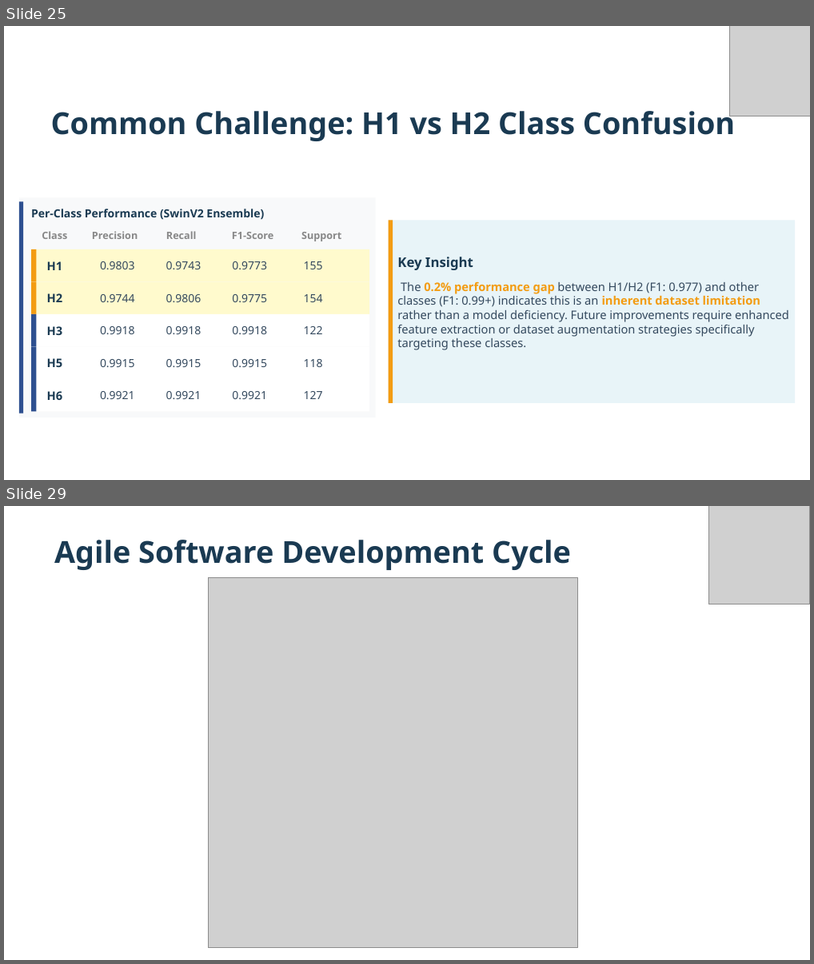
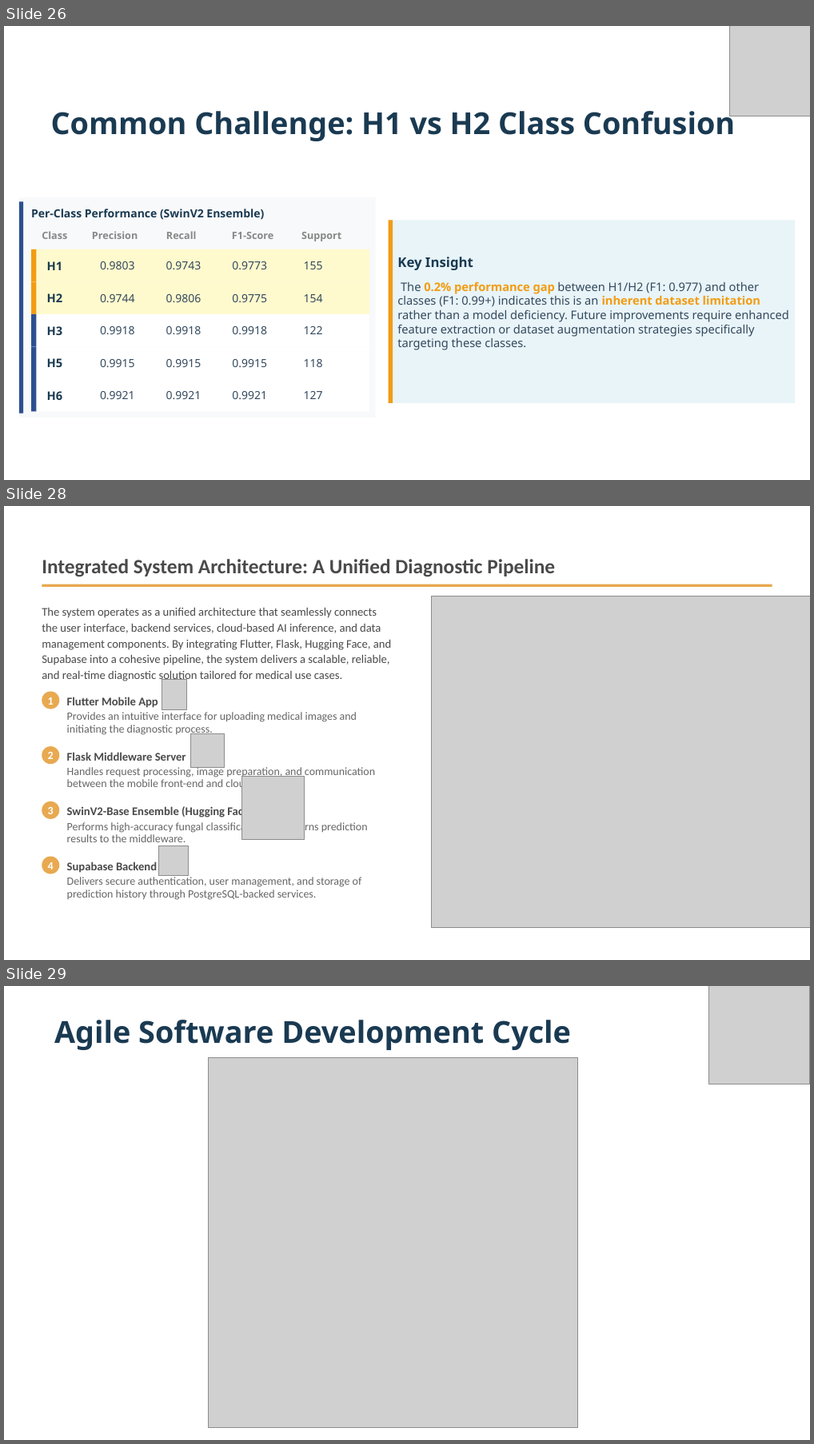
Before and after one commit to ahmed7git/Final-prowerPT, a slide deck: final edit.pptx. Shown one above the other, each under a label of ours: slides 25 and 29 before the commit, slides 26, 28 and 29 after it; the slides between them are not shown. The pictures are 814x964 and 814x1444 pixels, drawn with LibreOffice and Linux fonts; fonts in the diff are those of the drawing; grey boxes stand for pictures; background and template pictures are left out. Boxes give left, top, right and bottom in pixels: in the first picture for what was removed or moved away, otherwise in the second. Text is boxed around its words. In the diff, an @@ line names an element or a change of style, - is before the commit and + after.

```diff
--- a/final edit.pptx
+++ b/final edit.pptx
@@ slide 28 added at <box>4,506,810,960</box>, background picture (left out) @@
@@ text added at <box>42,559,555,577</box>, 18.1 pt, text #4A4A4A, bold @@
+Integrated System Architecture: A Unified Diagnostic Pipeline
@@ rectangle added at <box>42,584,773,587</box>, fill #E8A950 @@
@@ picture added at <box>431,596,810,927</box> @@
@@ text added at <box>42,608,391,682</box>, 10.5 pt, text #4A4A4A @@
+The system operates as a unified architecture that seamlessly connects the user interface, backend services, cloud-based AI inference, and data management components. By integrating Flutter, Flask, Hugging Face, and Supabase into a cohesive pipeline, the system delivers a scalable, reliable, and real-time diagnostic solution tailored for medical use cases.
@@ ellipse added at <box>42,692,60,709</box>, fill #E8A950 @@
@@ text added at <box>48,697,54,704</box>, 10 pt, text #FFFFFF, bold @@
+1
@@ text added at <box>67,696,158,708</box>, 10.5 pt, text #4A4A4A, bold @@
+Flutter Mobile App
@@ picture added at <box>162,680,186,710</box> @@
@@ text added at <box>67,712,357,736</box>, 10 pt, text #666666 @@
+Provides an intuitive interface for uploading medical images and initiating the diagnostic process.
@@ picture added at <box>191,733,225,768</box> @@
@@ ellipse added at <box>42,746,60,764</box>, fill #E8A950 @@
@@ text added at <box>48,752,54,759</box>, 10 pt, text #FFFFFF, bold @@
+2
@@ text added at <box>67,752,186,760</box>, 10.5 pt, text #4A4A4A, bold @@
+Flask Middleware Server
@@ text added at <box>67,765,375,790</box>, 10 pt, text #666666 @@
+Handles request processing, image preparation, and communication between the mobile front-end and cloud AI service.
@@ picture added at <box>242,776,305,839</box> @@
@@ ellipse added at <box>42,801,60,819</box>, fill #E8A950 @@
@@ text added at <box>48,807,54,814</box>, 10 pt, text #FFFFFF, bold @@
+3
@@ text added at <box>67,805,253,819</box>, 10.5 pt, text #4A4A4A, bold @@
+SwinV2-Base Ensemble (Hugging Face)
@@ text added at <box>67,820,368,842</box>, 10 pt, text #666666 @@
+Performs high-accuracy fungal classification and returns prediction results to the middleware.
@@ ellipse added at <box>42,856,60,874</box>, fill #E8A950 @@
@@ text added at <box>48,862,54,869</box>, 10 pt, text #FFFFFF, bold @@
+4
@@ text added at <box>67,861,157,872</box>, 10.5 pt, text #4A4A4A, bold @@
+Supabase Backend
@@ picture added at <box>159,845,189,876</box> @@
@@ text added at <box>67,875,362,900</box>, 10 pt, text #666666 @@
+Delivers secure authentication, user management, and storage of prediction history through PostgreSQL-backed services.
@@ what was slide 25 is now slide 26 @@
```
Also in this commit, not shown: 6 slides changed, 2 other slides added, 4 slides removed.
